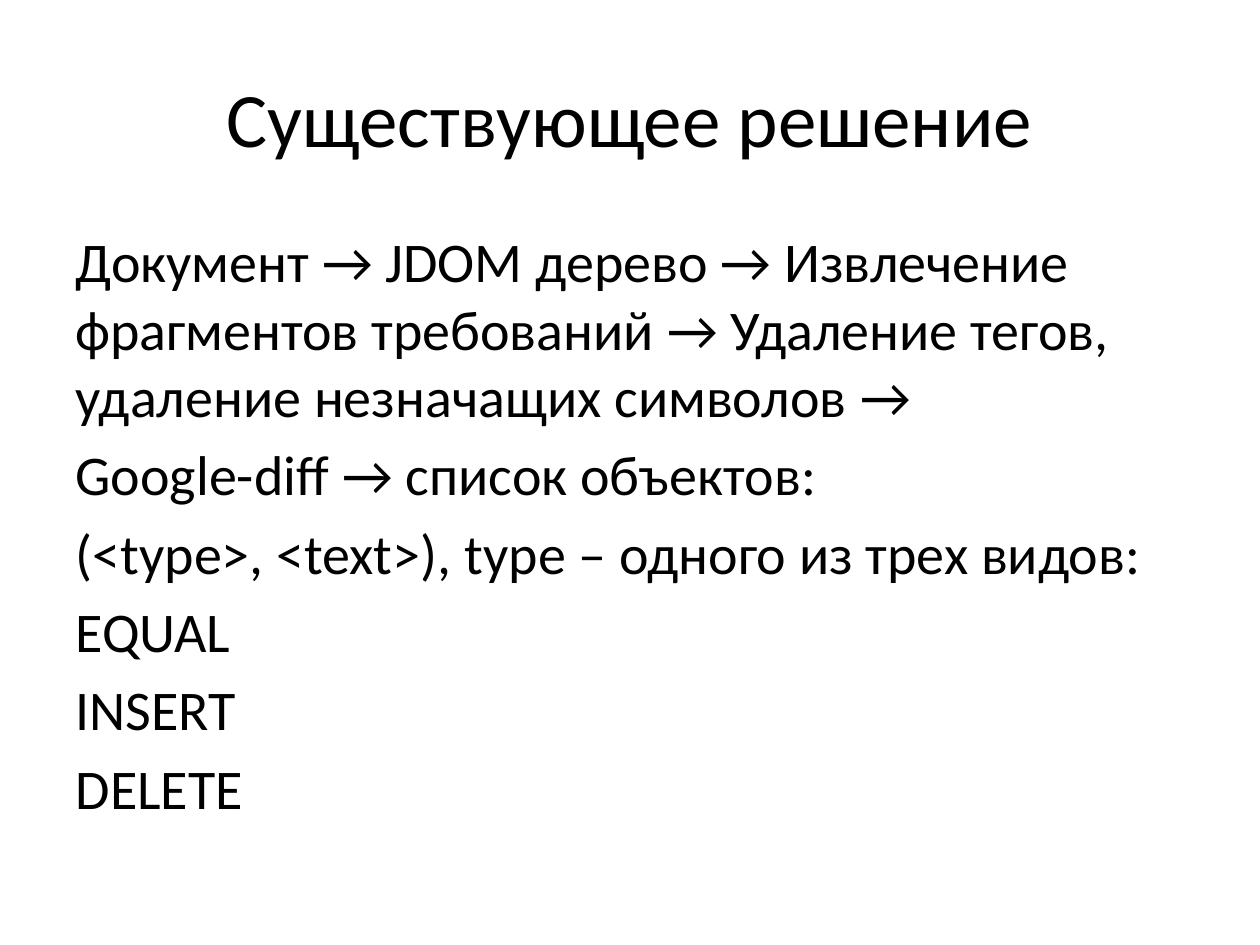
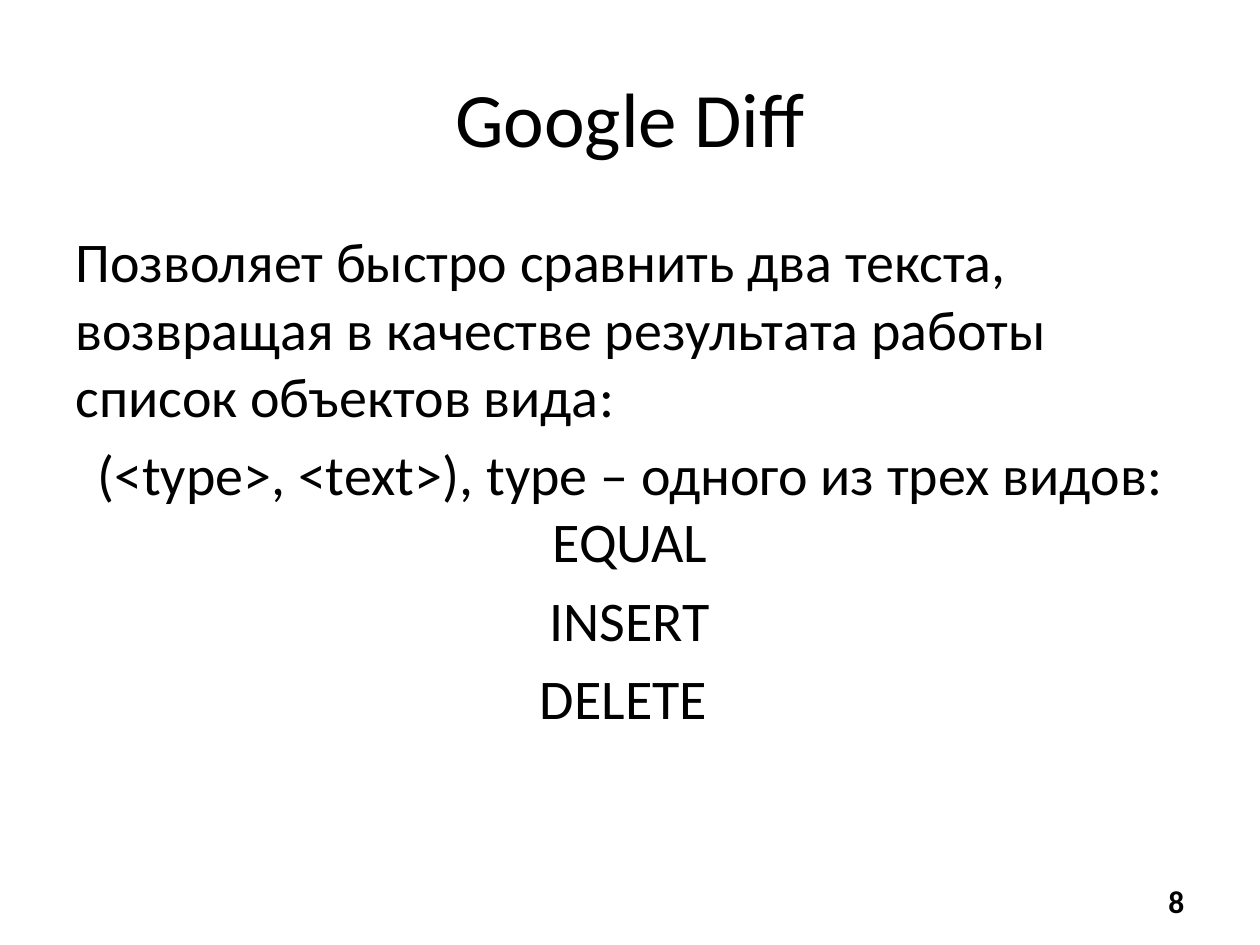
Before and after one commit to Revoltt/ReqSystem, a slide deck: slide 8 of diploma.pptx (slide 6 before the commit). Drawn at 1260x945 pixels with LibreOffice and Linux fonts; fonts in the diff are those of the drawing. Boxes give left, top, right and bottom in pixels: in the first picture for what was removed or moved away, otherwise in the second. Text is boxed around its words. In the diff, an @@ line names an element or a change of style, - is before the commit and + after.

Commit message:
renamed some files, added text and presentation v0.2

```diff
--- a/diploma.pptx
+++ b/diploma.pptx
@@ title at [455, 93, 804, 161]: text changed @@
-Существующее решение
+Google Diff
@@ text at [76, 244, 1162, 570]: text changed @@
-Документ → JDOM дерево → Извлечение фрагментов требований → Удаление тегов, удаление незначащих символов →
-Google-diff → список объектов:
-(<type>, <text>), type – одного из трех видов:
-EQUAL
+Позволяет быстро сравнить два текста, возвращая в качестве результата работы список объектов вида:
+(<type>, <text>), type – одного из трех видов: EQUAL
@@ text at [540, 604, 710, 719]: alignment left to centre @@
@@ page number added at [1168, 891, 1184, 914], 18 pt, text #000000, bold @@
+8
```
Also in this commit, not shown: 7 other slides changed, 6 slides added, 3 slides removed, 8 other files.
